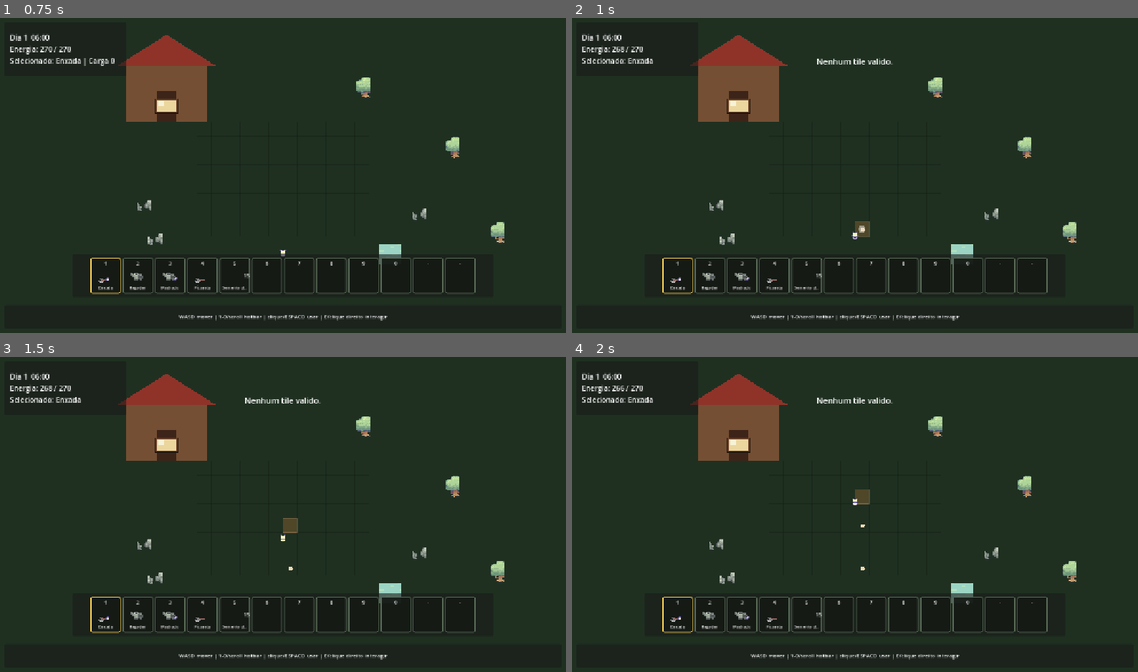
Above: before the commit, frames 1-4 (two rows, left to right).
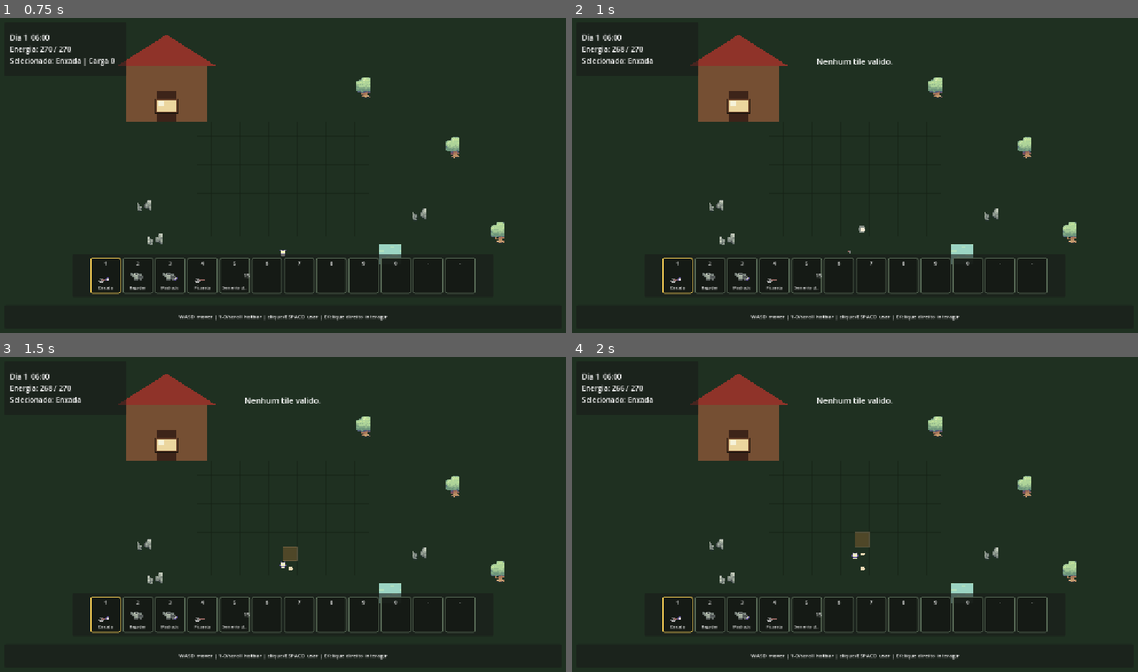
Above: after the commit, the same moments.

Repository: HelioConde/GameSlime
Game: Godot game, scene res://scenes/world/main.tscn
Two runs of this game, one before a commit and one after it. Both use one fixed random seed, a clock stepped at 60 frames per second and the inputs below.
Inputs (mouse positions are in pixels of both pictures, inside the frame that each line leads up to):
- Up to frame 1 (0.75 s): tap Enter at 0.5 s; move the mouse to (254, 238) at 0.52 s; hold W from 0.53 s (still down); tap E at 0.6 s; click (254, 238) at 0.67 s
- Up to frame 2 (1 s): keep holding W; tap Space at 0.77 s
- Up to frame 3 (1.5 s): keep holding W; move the mouse to (452, 561) at 1.27 s; tap 1 at 1.35 s
- Up to frame 4 (2 s): keep holding W; tap Space at 1.52 s

Frame 1 is identical in both runs. In frame 2, 0.1% of the frame differs, in the area x 48-53%, y 64-75%; in frame 3, 0.3%; in frame 4, 0.3%, in the area x 49-53%, y 42-65%.

Commit message:
feat: animate hoe axe pickaxe and watering actions

Diff:
--- a/scripts/entities/player/player_controller.gd
+++ b/scripts/entities/player/player_controller.gd
@@ -1,5 +1,8 @@
 class_name PlayerController
 extends CharacterBody2D
+
+const PLAYER_MOVE_TEXTURE: Texture2D = preload("res://assets/sprout_lands/characters/player_premium.png")
+const PLAYER_ACTION_TEXTURE: Texture2D = preload("res://assets/sprout_lands/characters/player_actions.png")
 
 signal feedback_requested(text: String)
 
@@ -9,6 +12,7 @@
 @export_range(0.25, 1.0, 0.05) var charge_move_multiplier: float = 0.80
 @export var starting_seed_amount: int = 15
 @export var movement_animation_fps: float = 8.0
+@export var tool_action_animation_fps: float = 10.0
 
 @export_group("Starting Items")
 @export var starter_hoe_item: ItemDefinition
@@ -30,6 +34,9 @@
 var _action_flash_cells: Array[Vector2i] = []
 var _action_flash_time: float = 0.0
 var _movement_anim_time: float = 0.0
+var _tool_action_active: bool = false
+var _tool_action_elapsed: float = 0.0
+var _tool_action_type: int = -1
 
 func _ready() -> void:
 	add_to_group("player")
@@ -47,17 +54,25 @@
 	if farm_field == null:
 		_find_world_systems()
 
-	var input_direction := _read_movement_input()
-	if input_direction != Vector2.ZERO:
-		_update_facing(input_direction)
-
-	var speed_multiplier := charge_move_multiplier if tools.is_charging else 1.0
-	var target_velocity := input_direction.normalized() * move_speed * speed_multiplier
-	var rate := acceleration if input_direction != Vector2.ZERO else deceleration
-	velocity = velocity.move_toward(target_velocity, rate * delta)
+	var input_direction := Vector2.ZERO
+	if not _tool_action_active:
+		input_direction = _read_movement_input()
+		if input_direction != Vector2.ZERO:
+			_update_facing(input_direction)
+
+		var speed_multiplier := charge_move_multiplier if tools.is_charging else 1.0
+		var target_velocity := input_direction.normalized() * move_speed * speed_multiplier
+		var rate := acceleration if input_direction != Vector2.ZERO else deceleration
+		velocity = velocity.move_toward(target_velocity, rate * delta)
+	else:
+		velocity = velocity.move_toward(Vector2.ZERO, deceleration * delta)
 
 	tools.update_charge(delta)
-	_update_visual_animation(delta, input_direction)
+
+	if _tool_action_active:
+		_update_tool_action_animation(delta)
+	else:
+		_update_visual_animation(delta, input_direction)
 
 	if _action_flash_time > 0.0:
 		_action_flash_time -= delta
@@ -67,6 +82,8 @@
 	queue_redraw()
 
 func _unhandled_input(event: InputEvent) -> void:
+	if _tool_action_active:
+		return
 	if event is InputEventMouseButton:
 		if event.button_index == MOUSE_BUTTON_WHEEL_UP and event.pressed:
 			inventory.set_selected_slot(inventory.selected_slot - 1)
@@ -209,6 +226,7 @@
 		tools.spend_water(stage)
 
 	_flash_cells(cells)
+	_start_tool_action(tool)
 
 func _use_instant_tool(tool_type: int) -> void:
 	var target := _find_resource_target()
@@ -235,6 +253,8 @@
 		feedback_requested.emit("Recurso quebrado!")
 	else:
 		feedback_requested.emit("Golpe acertou. Faltam %d." % remaining)
+
+	_start_tool_action(tool_type)
 
 func _find_resource_target() -> HarvestableResource:
 	var target_point := global_position + Vector2(facing) * 34.0
@@ -430,6 +450,72 @@
 	elif not is_zero_approx(direction.y):
 		facing = Vector2i.DOWN if direction.y > 0.0 else Vector2i.UP
 
+func _start_tool_action(tool_type: int) -> void:
+	var row := _get_tool_action_row(tool_type)
+	if row < 0:
+		return
+
+	_tool_action_active = true
+	_tool_action_elapsed = 0.0
+	_tool_action_type = tool_type
+	velocity = Vector2.ZERO
+
+	visual.texture = PLAYER_ACTION_TEXTURE
+	visual.hframes = 3
+	visual.vframes = 12
+	visual.frame_coords = Vector2i(0, row)
+
+func _update_tool_action_animation(delta: float) -> void:
+	if not _tool_action_active or visual == null:
+		return
+
+	_tool_action_elapsed += delta
+	var row := _get_tool_action_row(_tool_action_type)
+	var frame := mini(int(floor(_tool_action_elapsed * tool_action_animation_fps)), 2)
+	visual.frame_coords = Vector2i(frame, row)
+
+	var duration := 3.0 / maxf(tool_action_animation_fps, 1.0)
+	if _tool_action_elapsed >= duration:
+		_finish_tool_action()
+
+func _finish_tool_action() -> void:
+	_tool_action_active = false
+	_tool_action_elapsed = 0.0
+	_tool_action_type = -1
+
+	visual.texture = PLAYER_MOVE_TEXTURE
+	visual.hframes = 8
+	visual.vframes = 24
+	visual.frame_coords = Vector2i(0, _get_facing_animation_row())
+
+func _get_tool_action_row(tool_type: int) -> int:
+	var base_row := -1
+
+	match tool_type:
+		ToolController.ToolType.AXE:
+			base_row = 0
+		ToolController.ToolType.HOE, ToolController.ToolType.PICKAXE:
+			base_row = 4
+		ToolController.ToolType.WATERING_CAN:
+			base_row = 8
+		_:
+			return -1
+
+	return base_row + _get_facing_direction_offset()
+
+func _get_facing_direction_offset() -> int:
+	match facing:
+		Vector2i.DOWN:
+			return 0
+		Vector2i.UP:
+			return 1
+		Vector2i.LEFT:
+			return 2
+		Vector2i.RIGHT:
+			return 3
+		_:
+			return 0
+
 func _update_visual_animation(delta: float, input_direction: Vector2) -> void:
 	if visual == null:
 		return
@@ -469,6 +555,8 @@
 	_draw_action_flash()
 
 func _draw_target_preview() -> void:
+	if _tool_action_active:
+		return
 	if farm_field == null:
 		return
 
